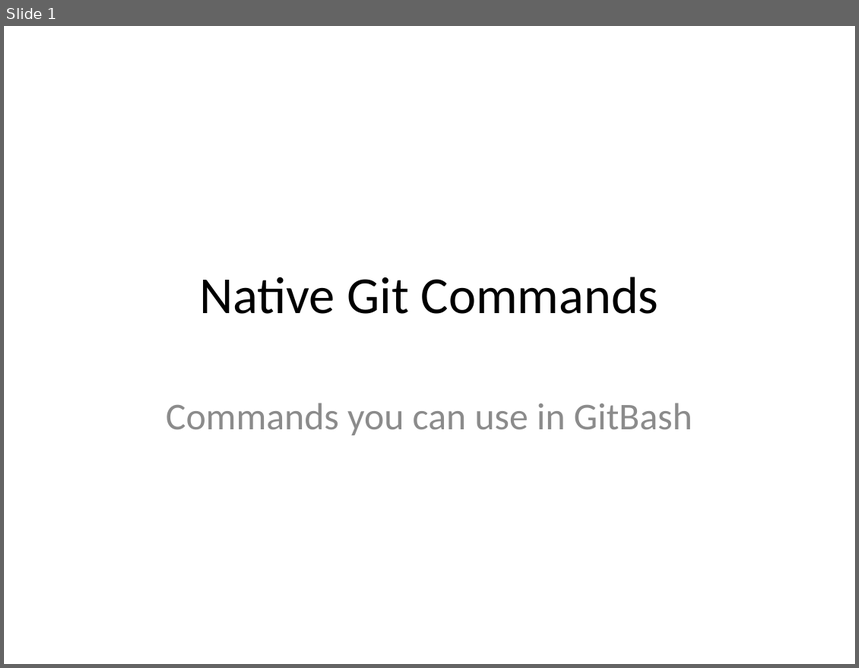
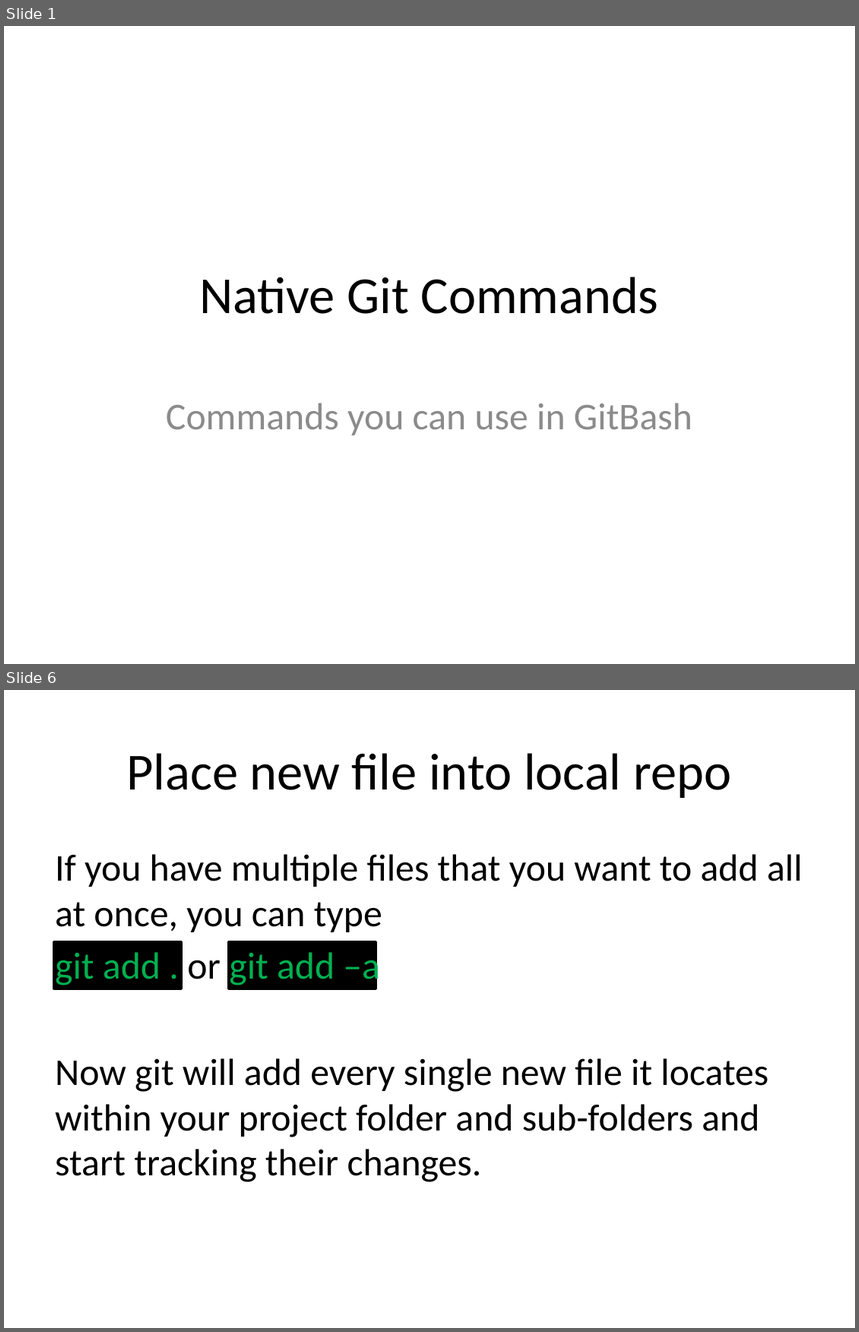
Before and after one commit to JaceTan/programming-notes, a slide deck: Native Git Commands.pptx. Shown one above the other, each under a label of ours: slide 1 before the commit, slides 1 and 6 after it; the slides between them are not shown. The pictures are 859x668 and 859x1332 pixels, drawn with LibreOffice and Linux fonts; fonts in the diff are those of the drawing. Boxes give left, top, right and bottom in pixels: in the first picture for what was removed or moved away, otherwise in the second. Text is boxed around its words. In the diff, an @@ line names an element or a change of style, - is before the commit and + after.

Commit message:
changed the titles within the ppt files

```diff
--- a/Native Git Commands.pptx
+++ b/Native Git Commands.pptx
@@ slide 6 added at <box>4,690,855,1328</box>, background #FFFFFF @@
@@ title added at <box>127,753,731,798</box>, 44 pt, text #000000 @@
+Place new file into local repo
@@ text added at <box>55,854,803,1182</box>, 32 pt, text #000000 @@
+If you have multiple files that you want to add all at once, you can type
+git add . or git add –a
+Now git will add every single new file it locates within your project folder and sub-folders and start tracking their changes.
@@ rectangle added at <box>54,942,182,989</box>, fill #000000, outline #000000 2 pt @@
@@ rectangle added at <box>229,942,376,989</box>, fill #000000, outline #000000 2 pt @@
```
Also in this commit, not shown: 1 slide changed, 12 other slides added, 4 slides removed, 4 other files.
